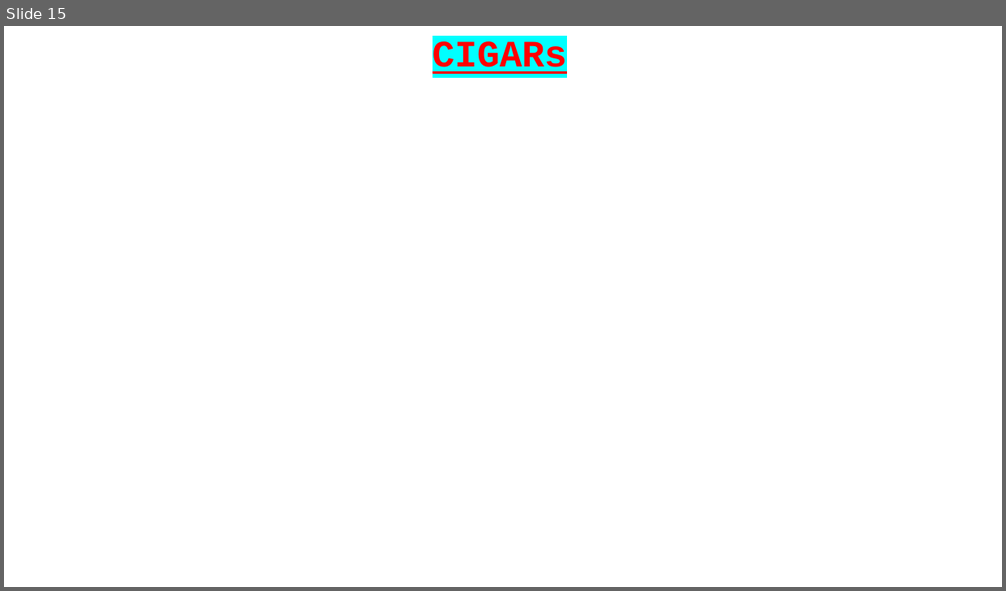
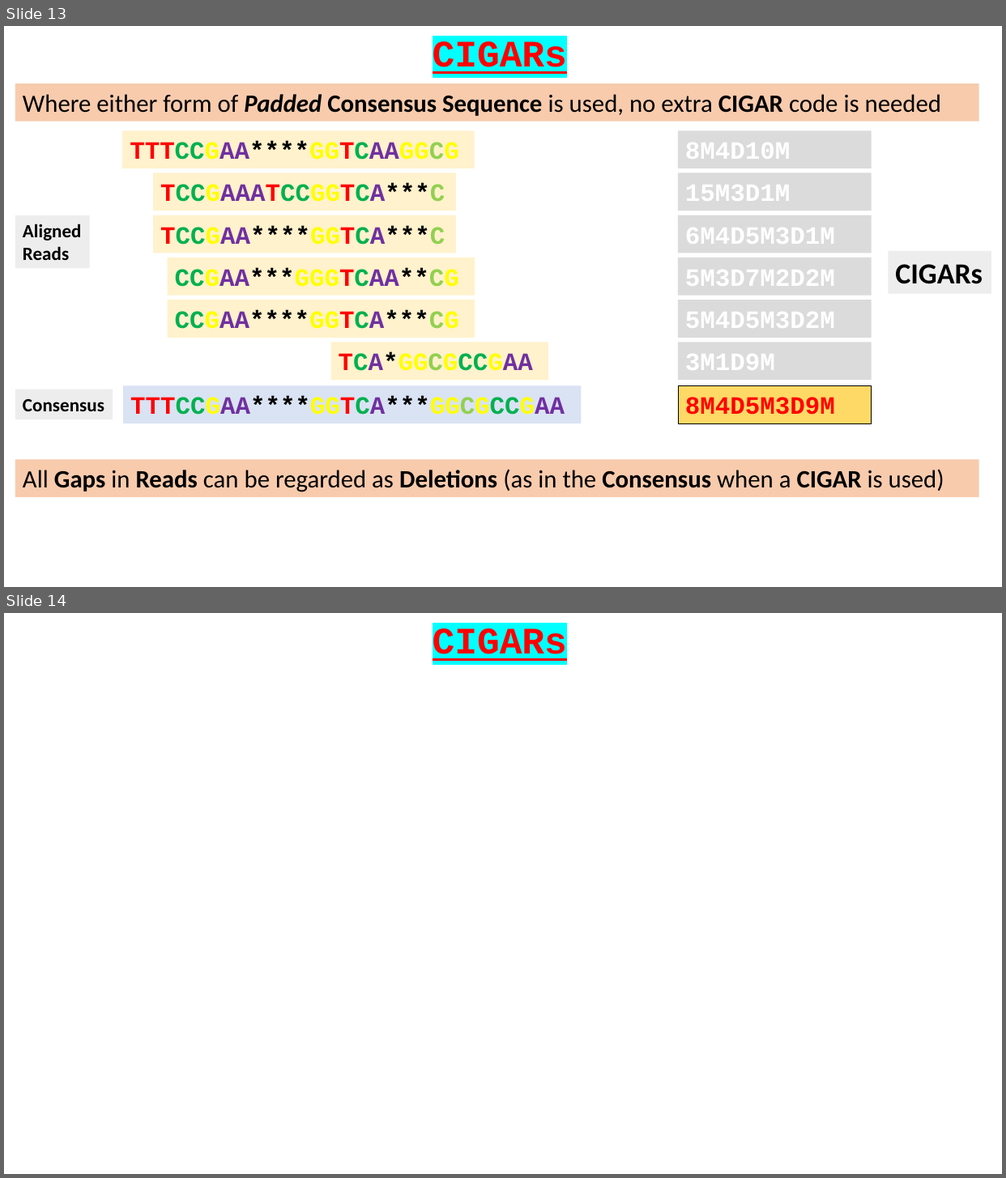
Before and after one commit to BioinformaticsTraining/Introduction-to-Bioinformatics, a slide deck: Flip Presentations/NGS_Intro/02-CIGARS/02-CIGARS.pptx. Shown one above the other, each under a label of ours: slide 15 before the commit, slides 13 and 14 after it. The pictures are 1006x591 and 1006x1178 pixels, drawn with LibreOffice and Linux fonts; fonts in the diff are those of the drawing. Boxes give left, top, right and bottom in pixels: in the first picture for what was removed or moved away, otherwise in the second. Text is boxed around its words. In the diff, an @@ line names an element or a change of style, - is before the commit and + after.

```diff
--- a/Flip Presentations/NGS_Intro/02-CIGARS/02-CIGARS.pptx
+++ b/Flip Presentations/NGS_Intro/02-CIGARS/02-CIGARS.pptx
@@ slide 13 added at (x1=4, y1=26, x2=1002, y2=587), background #FFFFFF @@
@@ text added at (x1=432, y1=41, x2=567, y2=74), 36 pt, text #FF0000, bold, underline @@
+CIGARs
@@ rectangle added at (x1=15, y1=84, x2=979, y2=121), fill #F8CBAD, 24 pt, text #000000 @@
+Where either form of Padded Consensus Sequence is used, no extra CIGAR code is needed
@@ rectangle added at (x1=122, y1=130, x2=474, y2=169), fill #FFF2CC, 24 pt, text #FFFF00, bold @@
+TTTCCGAA****GGTCAAGGCG
@@ rectangle added at (x1=678, y1=130, x2=871, y2=169), fill #DBDBDB, 24 pt, text #FFFFFF, bold @@
+8M4D10M
@@ rectangle added at (x1=153, y1=173, x2=456, y2=210), fill #FFF2CC, 24 pt, text #00B050, bold @@
+TCCGAAATCCGGTCA***C
@@ rectangle added at (x1=678, y1=173, x2=871, y2=210), fill #DBDBDB, 24 pt, text #FFFFFF, bold @@
+15M3D1M
@@ rectangle added at (x1=15, y1=216, x2=89, y2=268), fill #EDEDED, 18 pt, text #000000, bold @@
+Aligned
+Reads
@@ rectangle added at (x1=153, y1=216, x2=456, y2=253), fill #FFF2CC, 24 pt, text #000000, bold @@
+TCCGAA****GGTCA***C
@@ rectangle added at (x1=678, y1=216, x2=871, y2=253), fill #DBDBDB, 24 pt, text #FFFFFF, bold @@
+6M4D5M3D1M
@@ rectangle added at (x1=167, y1=258, x2=474, y2=296), fill #FFF2CC, 24 pt, text #FFFF00, bold @@
+CCGAA***GGGTCAA**CG
@@ rectangle added at (x1=678, y1=258, x2=871, y2=296), fill #DBDBDB, 24 pt, text #FFFFFF, bold @@
+5M3D7M2D2M
@@ rectangle added at (x1=889, y1=251, x2=991, y2=294), fill #EDEDED, 28 pt, text #000000, bold @@
+CIGARs
@@ rectangle added at (x1=167, y1=300, x2=474, y2=337), fill #FFF2CC, 24 pt, text #000000, bold @@
+CCGAA****GGTCA***CG
@@ rectangle added at (x1=678, y1=300, x2=871, y2=337), fill #DBDBDB, 24 pt, text #FFFFFF, bold @@
+5M4D5M3D2M
@@ rectangle added at (x1=331, y1=343, x2=549, y2=380), fill #FFF2CC, 24 pt, text #FFFF00, bold @@
+TCA*GGCGCCGAA
@@ rectangle added at (x1=678, y1=343, x2=871, y2=380), fill #DBDBDB, 24 pt, text #FFFFFF, bold @@
+3M1D9M
@@ rectangle added at (x1=15, y1=389, x2=113, y2=419), fill #EDEDED, 18 pt, text #000000, bold @@
+Consensus
@@ rectangle added at (x1=123, y1=386, x2=582, y2=424), fill #DAE3F3, 24 pt, text #FFFF00, bold @@
+TTTCCGAA****GGTCA***GGCGCCGAA
@@ rectangle added at (x1=678, y1=386, x2=871, y2=424), fill #FFD966, outline #000000 0.25 pt, 24 pt, text #FF0000, bold @@
+8M4D5M3D9M
@@ rectangle added at (x1=15, y1=459, x2=979, y2=497), fill #F8CBAD, 24 pt, text #000000 @@
+All Gaps in Reads can be regarded as Deletions (as in the Consensus when a CIGAR is used)
@@ what was slide 15 is now slide 14 @@
```
Also in this commit, not shown: 3 slides changed, 14 other slides added, 2 slides removed, 2 other files.
